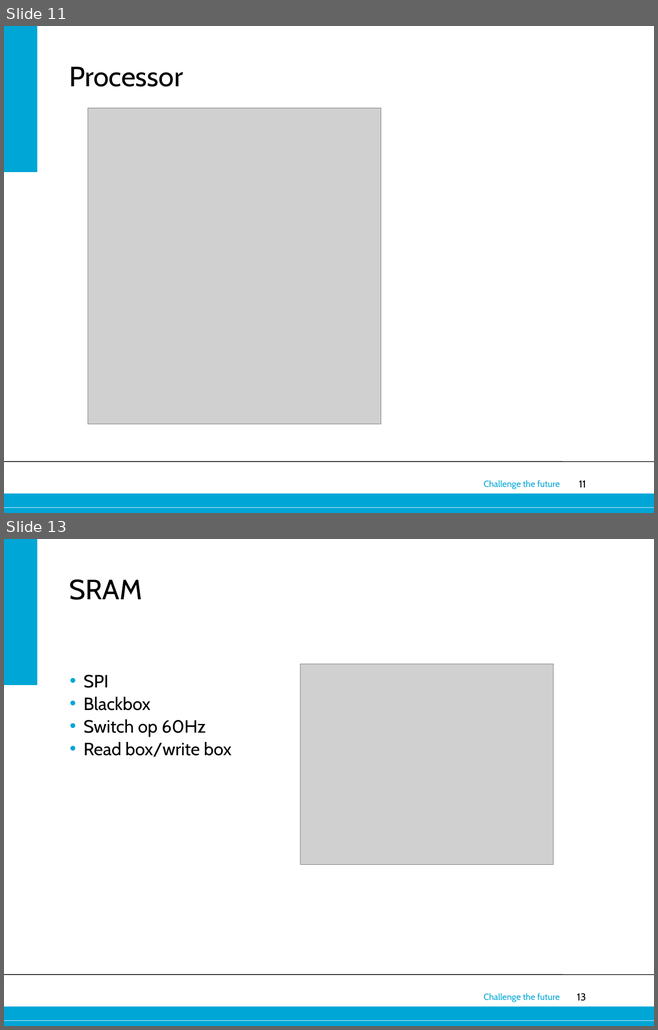
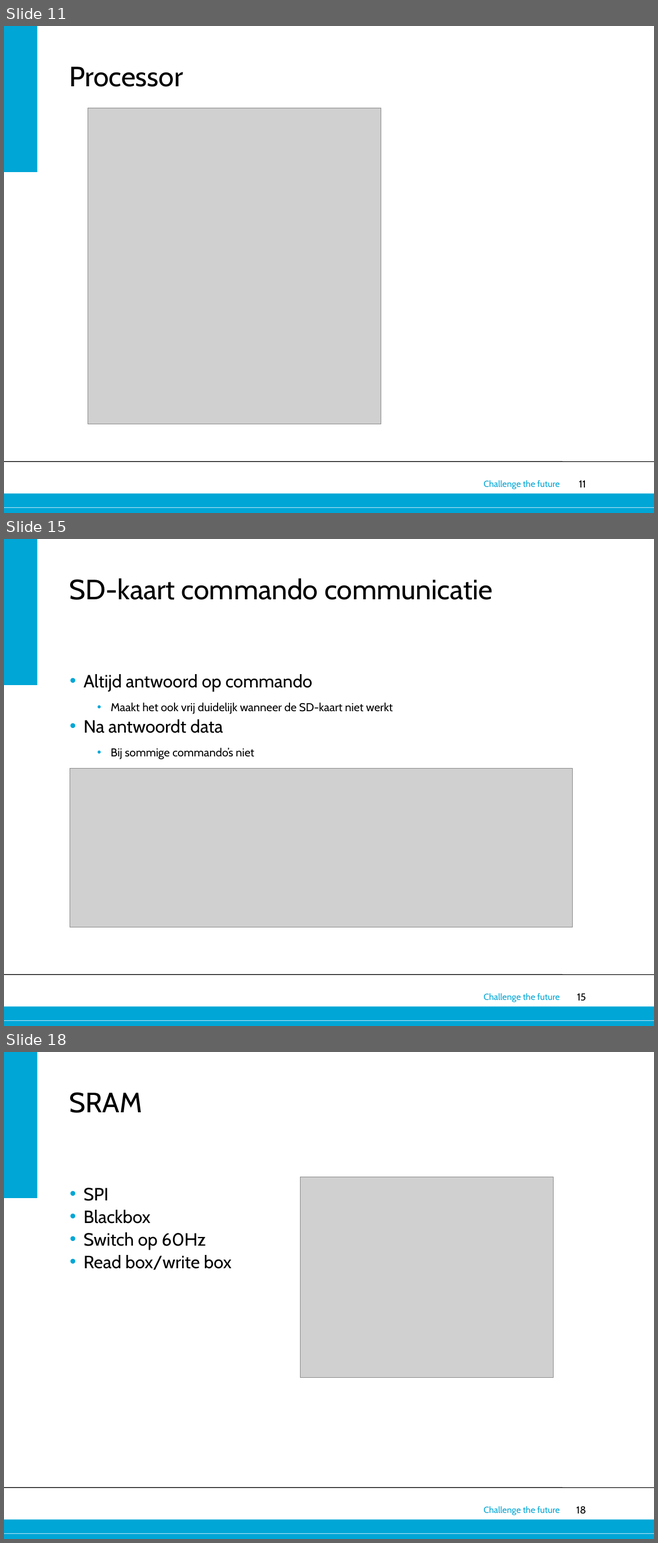
Before and after one commit to 0v3rf10w/epo3a5, a slide deck: Eindpresentatie.pptx. Shown one above the other, each under a label of ours: slides 11 and 13 before the commit, slides 11, 15 and 18 after it; the slides between them are not shown. The pictures are 658x1030 and 658x1543 pixels, drawn with LibreOffice and Linux fonts; fonts in the diff are those of the drawing; grey boxes stand for pictures; background and template pictures are left out. Boxes give left, top, right and bottom in pixels: in the first picture for what was removed or moved away, otherwise in the second. Text is boxed around its words. In the diff, an @@ line names an element or a change of style, - is before the commit and + after.

```diff
--- a/Eindpresentatie.pptx
+++ b/Eindpresentatie.pptx
@@ slide 15 added at (4, 539, 654, 1026), background #FFFFFF; not listed: 6 template elements that a slide beside it also shows @@
@@ title added at (69, 578, 492, 600), 44 pt, text #000000 @@
+SD-kaart commando communicatie
@@ text added at (83, 674, 393, 759), 18 pt, text #000000 @@
+• Altijd antwoord op commando
+  • Maakt het ook vrij duidelijk wanneer de SD-kaart niet werkt
+• Na antwoordt data
+  • Bij sommige commando’s niet
@@ picture added at (70, 769, 572, 927) @@
@@ what was slide 13 is now slide 18 @@
@@ page number at (576, 1506, 586, 1514): text changed @@
-13
+18
```
Also in this commit, not shown: 1 slide changed, 4 other slides added, 8 other files.
